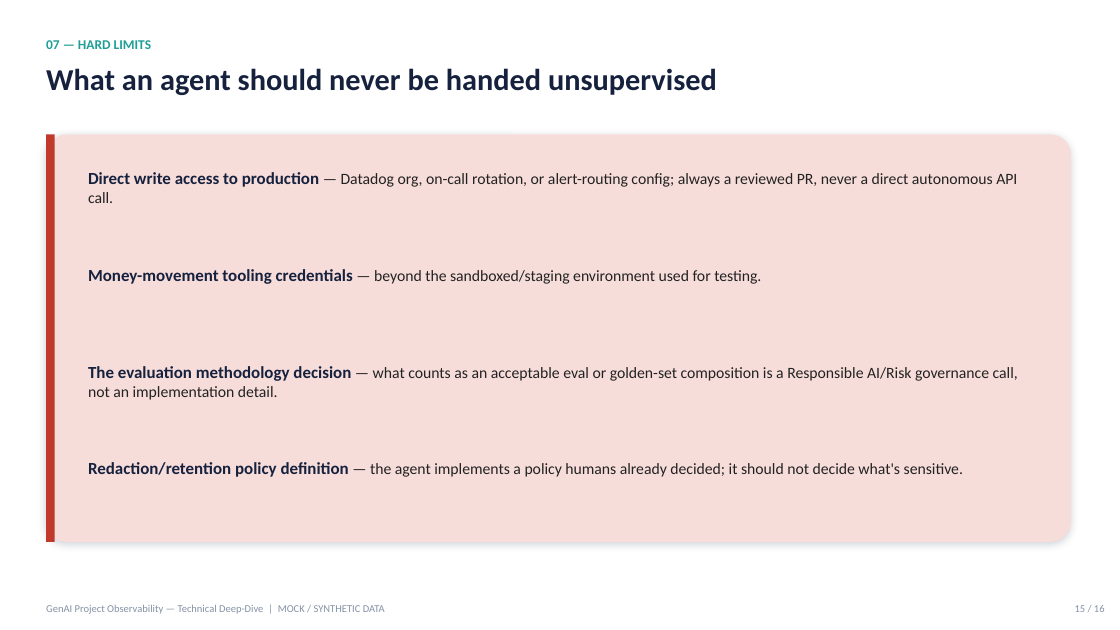
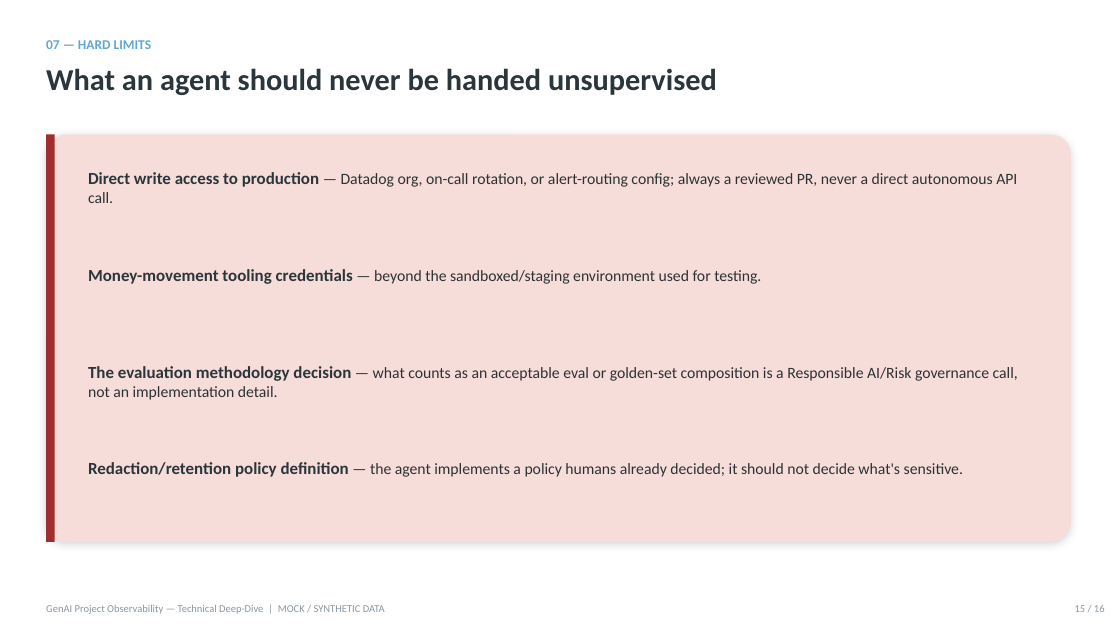
Before and after one commit to getamazednow/genai-observability-demo, a slide deck: slide 15 of training/slides/GenAI-Observability-Technical-Deepdive.pptx. Drawn at 1120x630 pixels with LibreOffice and Linux fonts; fonts in the diff are those of the drawing. Boxes give left, top, right and bottom in pixels: in the first picture for what was removed or moved away, otherwise in the second. Text is boxed around its words. In the diff, an @@ line names an element or a change of style, - is before the commit and + after.

Commit message:
Rebrand training artefacts with Getamazednow AI Design System v1.0
- Both decks: navy/teal palette remapped to Ink/Signal/Stone brand tokens,
  Poppins headings, brand badge on title slides (layouts, masters, theme incl.)
- Training guide: heading/title colors to Ink + Signal-deep, theme fonts
  to Poppins (headings) / Inter (body); content untouched

```diff
--- a/training/slides/GenAI-Observability-Technical-Deepdive.pptx
+++ b/training/slides/GenAI-Observability-Technical-Deepdive.pptx
@@ text "07 — HARD LIMITS" at (46, 40, 152, 49): text colour #1F9E97 to #5FA8CC @@
@@ text "What an agent should never ..." at (46, 68, 717, 95): text colour #16213E to #2A363B @@
@@ rectangle at (46, 134, 55, 542): fill #C0392B to #A02E2E @@
@@ text "Direct write access to production ..." at (88, 172, 1017, 203): text colour #16213E to #2A363B in "Direct write access to production"; text colour #222222 to #2C3234 in "— Datadog org, on-call rotation, or alert-routing ..." @@
@@ text "Money-movement tooling credentials — beyond ..." at (88, 269, 761, 284): text colour #16213E to #2A363B in "Money-movement tooling credentials"; text colour #222222 to #2C3234 in "— beyond the sandboxed/staging environment used for ..." @@
@@ text "The evaluation methodology decision — ..." at (88, 366, 1018, 400): text colour #16213E to #2A363B in "The evaluation methodology decision"; text colour #222222 to #2C3234 in "— what counts as an acceptable eval ..." @@
@@ text "Redaction/retention policy definition — the ..." at (88, 462, 963, 477): text colour #16213E to #2A363B in "Redaction/retention policy definition"; text colour #222222 to #2C3234 in "— the agent implements a policy humans ..." @@
```
Also in this commit, not shown: 15 other slides changed, 2 other files.
